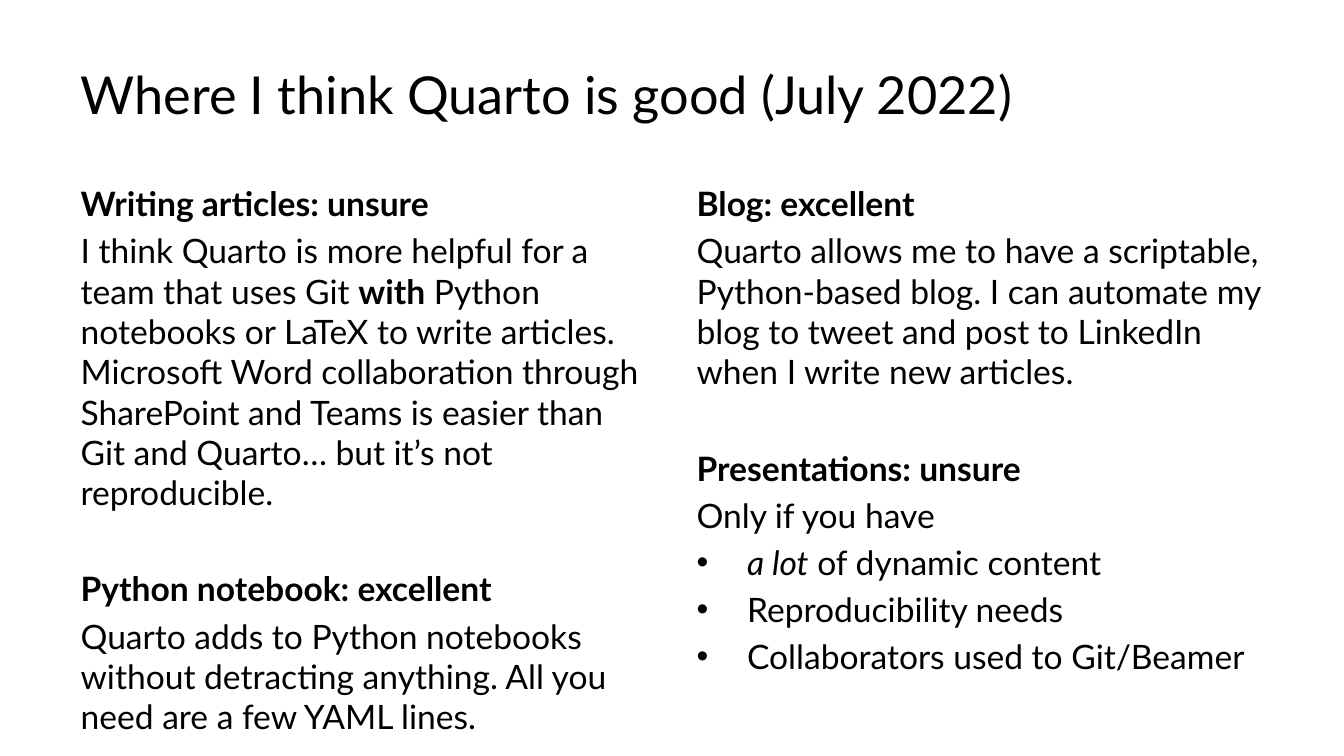
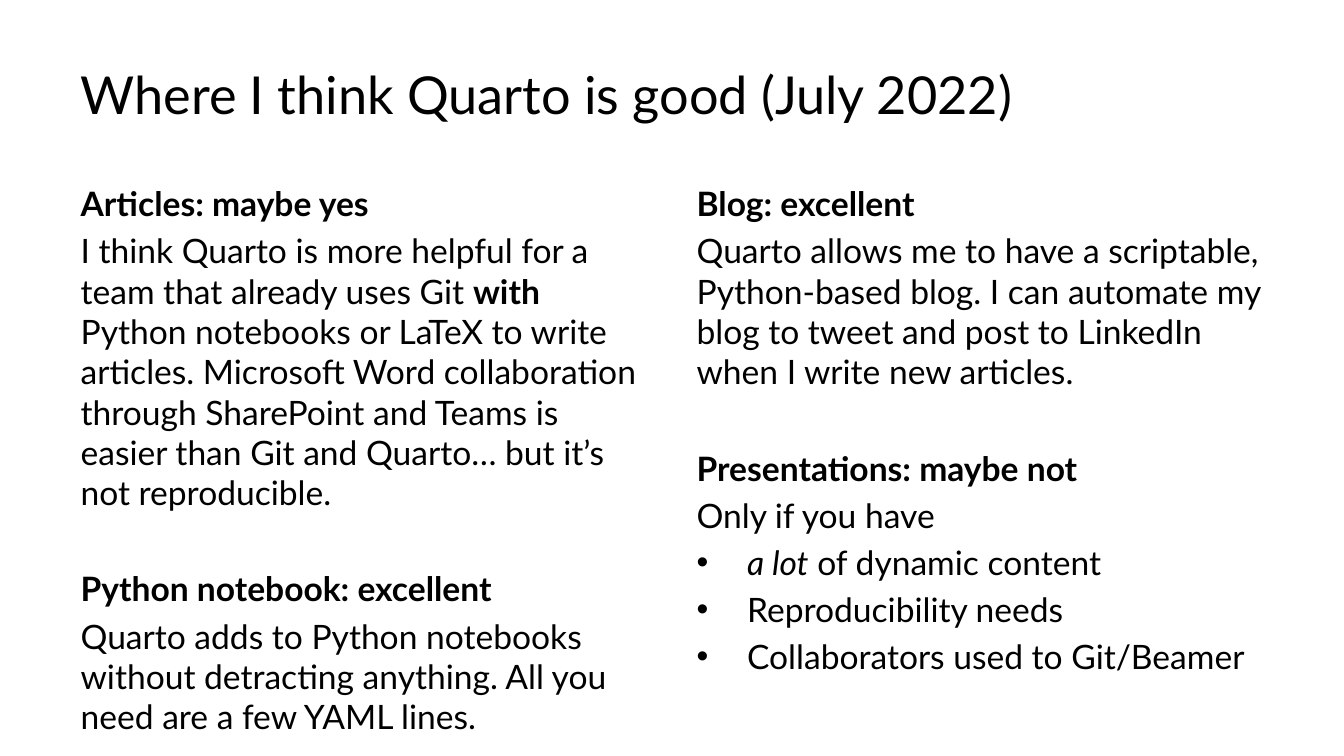
Before and after one commit to lucas-a-meyer/using-quarto, a slide deck: slide 35 of docs/presentation-orig.pptx. Drawn at 1344x756 pixels with LibreOffice and Linux fonts; fonts in the diff are those of the drawing. Boxes give left, top, right and bottom in pixels: in the first picture for what was removed or moved away, otherwise in the second. Text is boxed around its words. In the diff, an @@ line names an element or a change of style, - is before the commit and + after.

```diff
--- a/docs/presentation-orig.pptx
+++ b/docs/presentation-orig.pptx
@@ text at box(81, 191, 636, 511): text changed @@
-Writing articles: unsure
-I think Quarto is more helpful for a team that uses Git with Python notebooks or LaTeX to write articles. Microsoft Word collaboration through SharePoint and Teams is easier than Git and Quarto… but it’s not reproducible.
+Articles: maybe yes
+I think Quarto is more helpful for a team that already uses Git with Python notebooks or LaTeX to write articles. Microsoft Word collaboration through SharePoint and Teams is easier than Git and Quarto… but it’s not reproducible.
@@ text at box(697, 456, 1077, 487): text changed @@
-Presentations: unsure
+Presentations: maybe not
```
Also in this commit, not shown: 7 other files.
